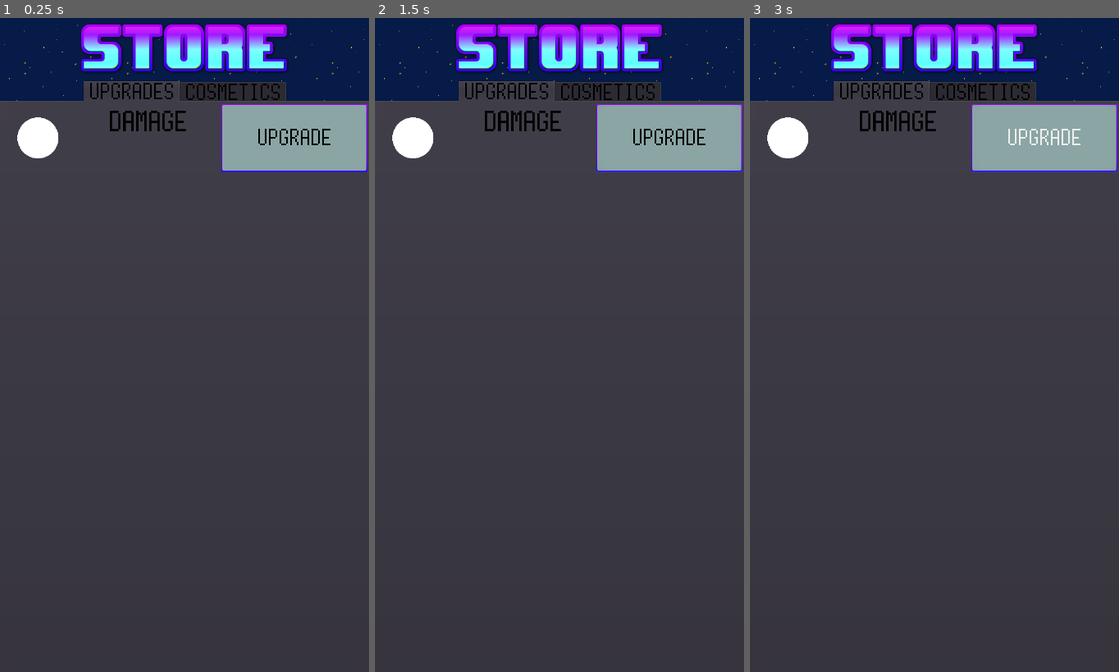
Above: before the commit, frames 1-3 (left to right).
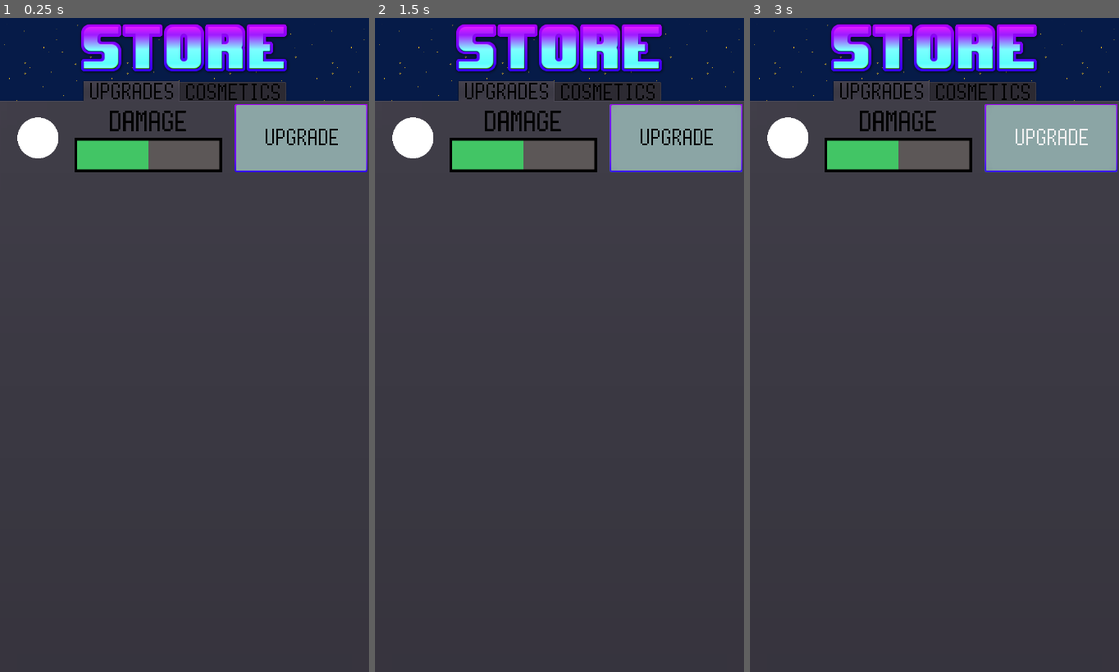
Above: after the commit, the same moments.

Repository: Thallium204/Breakout
Game: Godot game, scene res://Scenes/Store.tscn
Same seed, same stepped clock (60 frames per second), same inputs: the game is played once before the commit and once after it. This scene is started directly instead of the project's main scene.
Inputs (mouse positions are in pixels of both pictures, inside the frame that each line leads up to):
- Up to frame 1 (0.25 s): no input
- Up to frame 2 (1.5 s): click "Upgrade" at 0.5 s; click "Upgrade" at 1.25 s
- Up to frame 3 (3 s): click "Upgrade" at 2 s; tap Enter at 2.75 s; move the mouse to (1015, 312) at 2.77 s

The runs differ from the first frame. In frame 1, 2.8% of the frame differs, in the area x 20-92%, y 13-24%; in frame 2, 2.8%; in frame 3, 2.8%.

Commit message:
misc

Diff:
--- a/Scenes/Store.tscn
+++ b/Scenes/Store.tscn
@@ -1,10 +1,13 @@
-[gd_scene load_steps=6 format=2]
+[gd_scene load_steps=9 format=2]
 
 [ext_resource path="res://Assets/Images/space.png" type="Texture" id=1]
 [ext_resource path="res://Assets/Images/store.png" type="Texture" id=2]
 [ext_resource path="res://Scripts/Store.gd" type="Script" id=3]
 [ext_resource path="res://Assets/Images/ball.png" type="Texture" id=4]
 [ext_resource path="res://Themes/themeMenu.tres" type="Theme" id=5]
+[ext_resource path="res://Assets/Images/progress/under.png" type="Texture" id=6]
+[ext_resource path="res://Assets/Images/progress/progress.png" type="Texture" id=7]
+[ext_resource path="res://Assets/Images/progress/over.png" type="Texture" id=8]
 
 [node name="Store" type="Control"]
 anchor_right = 1.0
@@ -41,7 +44,10 @@
 [node name="Upgrades" type="Tabs" parent="tabMain"]
 anchor_right = 1.0
 anchor_bottom = 1.0
+margin_left = 4.0
 margin_top = 68.0
+margin_right = -4.0
+margin_bottom = -4.0
 __meta__ = {
 "_edit_use_anchors_": false
 }
@@ -54,9 +60,16 @@
 }
 
 [node name="UpgradeNode" type="Control" parent="tabMain/Upgrades/vboxUpgrades"]
-margin_right = 1080.0
+margin_right = 1072.0
 margin_bottom = 200.0
 rect_min_size = Vector2( 0, 200 )
+
+[node name="texBackground" type="NinePatchRect" parent="tabMain/Upgrades/vboxUpgrades/UpgradeNode"]
+anchor_right = 1.0
+anchor_bottom = 1.0
+__meta__ = {
+"_edit_use_anchors_": false
+}
 
 [node name="texBall" type="TextureRect" parent="tabMain/Upgrades/vboxUpgrades/UpgradeNode"]
 anchor_right = 0.2
@@ -87,6 +100,10 @@
 anchor_top = 0.5
 anchor_right = 0.6
 anchor_bottom = 1.0
+value = 50.0
+texture_under = ExtResource( 6 )
+texture_over = ExtResource( 8 )
+texture_progress = ExtResource( 7 )
 __meta__ = {
 "_edit_use_anchors_": false
 }
@@ -95,6 +112,7 @@
 anchor_left = 0.6
 anchor_right = 1.0
 anchor_bottom = 1.0
+margin_left = 40.0
 text = "Upgrade"
 __meta__ = {
 "_edit_use_anchors_": false
@@ -124,8 +142,8 @@
 anchor_bottom = 1.0
 margin_left = 4.0
 margin_top = 68.0
-margin_right = -1028.0
-margin_bottom = -1528.0
+margin_right = -4.0
+margin_bottom = -4.0
 
 [node name="Bricks" type="Tabs" parent="tabMain/Cosmetics/tabCosmetics"]
 visible = false
